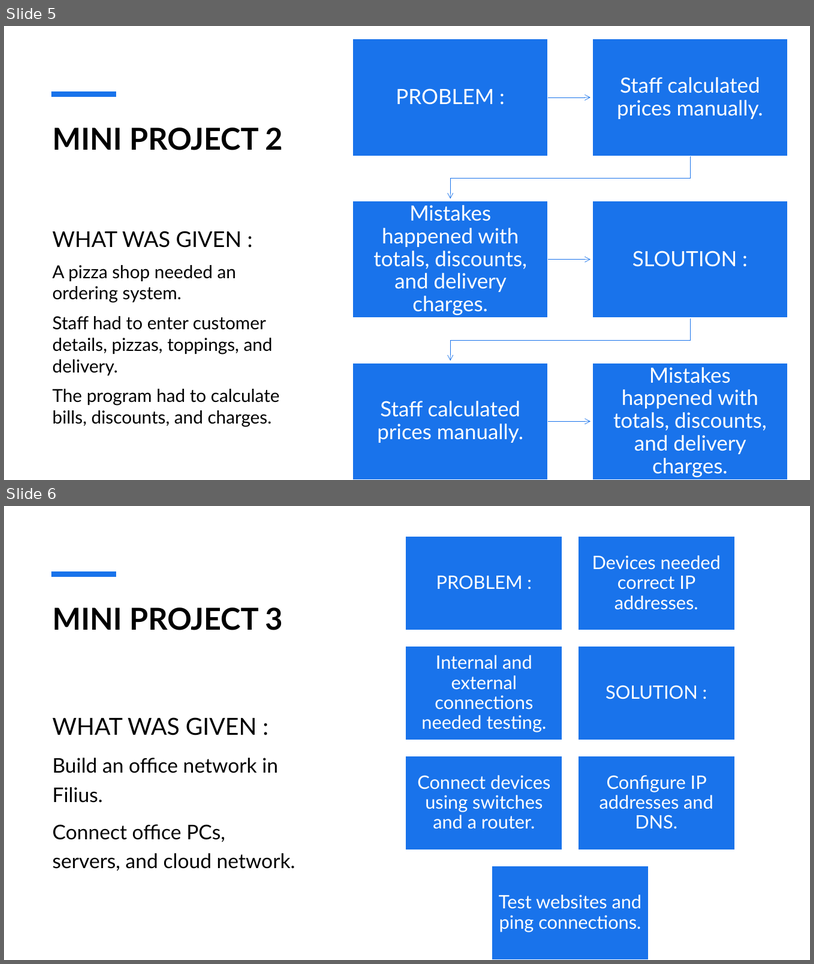
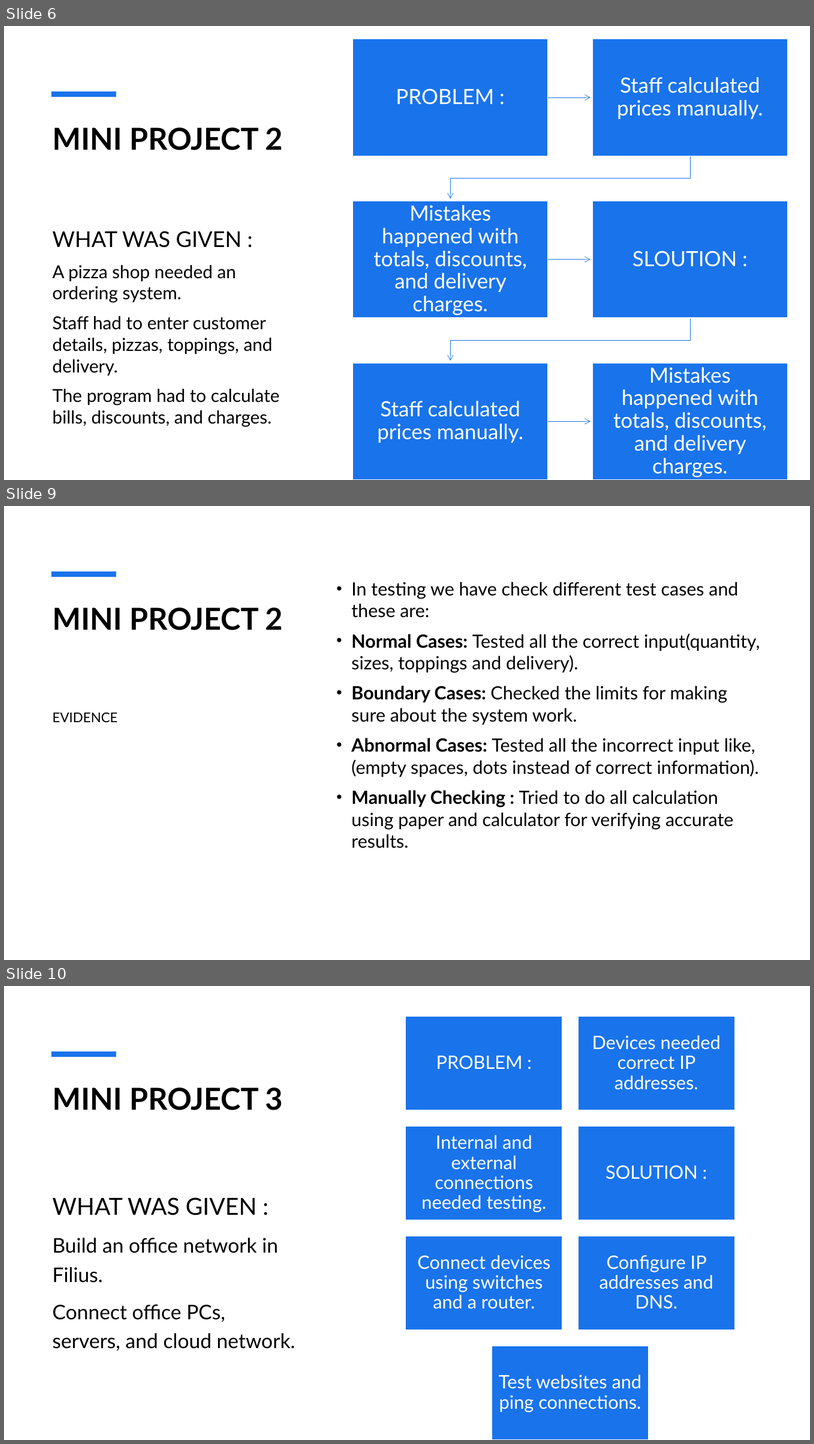
Before and after one commit to samlolenga/COM4401-2026-AS36-3A, a slide deck: 05_Team_Presentation(Viva)/05_Contribution/TEAM PRESENTION.pptx. Shown one above the other, each under a label of ours: slides 5 and 6 before the commit, slides 6, 9 and 10 after it; the slides between them are not shown. The pictures are 814x964 and 814x1444 pixels, drawn with LibreOffice and Linux fonts; fonts in the diff are those of the drawing. Boxes give left, top, right and bottom in pixels: in the first picture for what was removed or moved away, otherwise in the second. Text is boxed around its words. In the diff, an @@ line names an element or a change of style, - is before the commit and + after.

```diff
--- a/05_Team_Presentation(Viva)/05_Contribution/TEAM PRESENTION.pptx
+++ b/05_Team_Presentation(Viva)/05_Contribution/TEAM PRESENTION.pptx
@@ slide 9 added at box(4, 506, 810, 960), background #FFFFFF; not listed: 1 template element that a slide beside it also shows @@
@@ text added at box(351, 582, 760, 848), 21.7 pt, text #000000 @@
+• In testing we have check different test cases and these are:
+• Normal Cases: Tested all the correct input(quantity, sizes, toppings and delivery).
+• Boundary Cases: Checked the limits for making sure about the system work.
+• Abnormal Cases: Tested all the incorrect input like, (empty spaces, dots instead of correct information).
+• Manually Checking : Tried to do all calculation using paper and calculator for verifying accurate results.
@@ title added at box(53, 607, 282, 630), 36 pt, text #000000, bold @@
+MINI PROJECT 2
@@ text added at box(53, 712, 118, 722), 16 pt, text #000000 @@
+EVIDENCE
@@ what was slide 5 is now slide 6 @@
@@ what was slide 6 is now slide 10 @@
```
Also in this commit, not shown: 1 slide changed, 6 other slides added.
